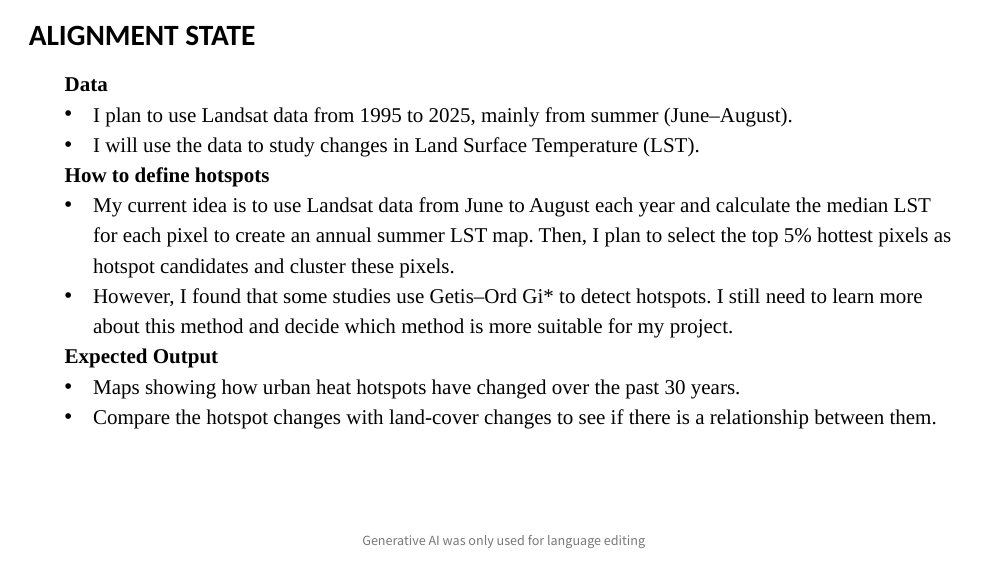
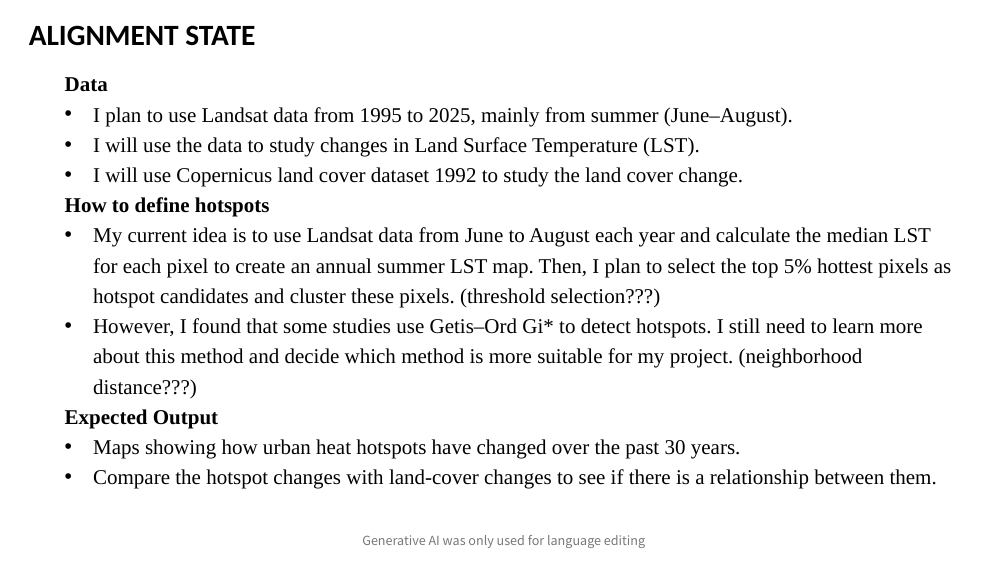
Before and after one commit to mengz12/sds320_project_meng, a slide deck: slide 12 of SDS320_MengZhang_ProjectSlides.pptx (slide 2 before the commit). Drawn at 1008x567 pixels with LibreOffice and Linux fonts; fonts in the diff are those of the drawing. Boxes give left, top, right and bottom in pixels: in the first picture for what was removed or moved away, otherwise in the second. Text is boxed around its words. In the diff, an @@ line names an element or a change of style, - is before the commit and + after.

```diff
--- a/SDS320_MengZhang_ProjectSlides.pptx
+++ b/SDS320_MengZhang_ProjectSlides.pptx
@@ text at (93, 167, 743, 187): paragraph added @@
+• I will use Copernicus land cover dataset 1992 to study the land cover change.
@@ text at (93, 227, 952, 398): text changed @@
-• My current idea is to use Landsat data from June to August each year and calculate the median LST for each pixel to create an annual summer LST map. Then, I plan to select the top 5% hottest pixels as hotspot candidates and cluster these pixels.
-• However, I found that some studies use Getis–Ord Gi* to detect hotspots. I still need to learn more about this method and decide which method is more suitable for my project.
+• My current idea is to use Landsat data from June to August each year and calculate the median LST for each pixel to create an annual summer LST map. Then, I plan to select the top 5% hottest pixels as hotspot candidates and cluster these pixels. (threshold selection???)
+• However, I found that some studies use Getis–Ord Gi* to detect hotspots. I still need to learn more about this method and decide which method is more suitable for my project. (neighborhood distance???)
```
Also in this commit, not shown: 10 slides added.
